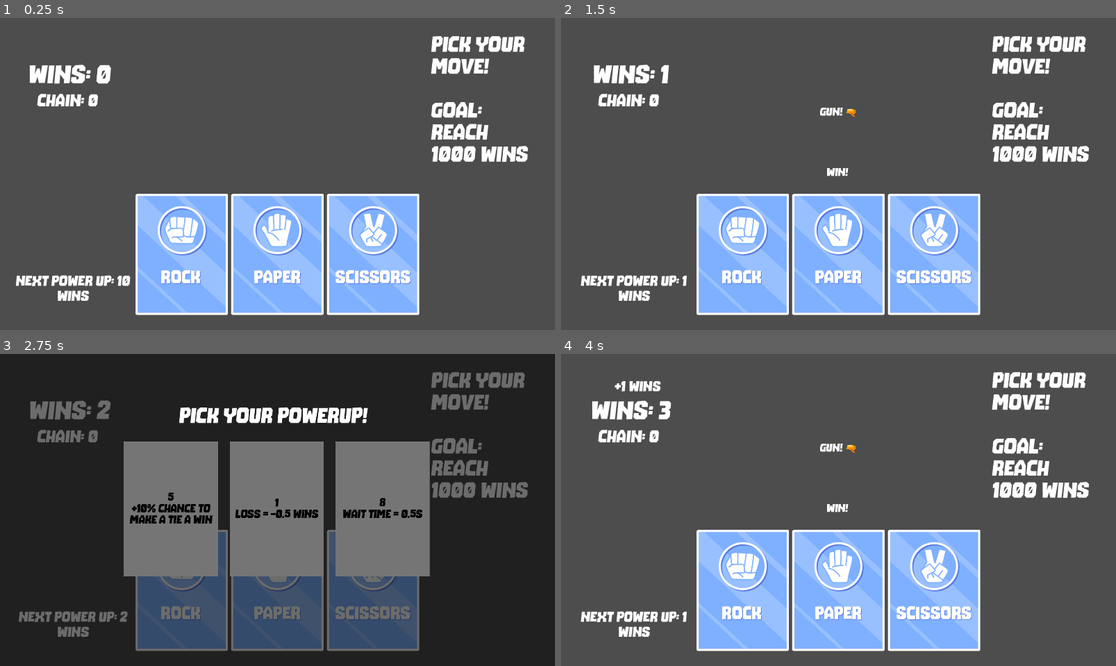
Above: before the commit, frames 1-4 (two rows, left to right).
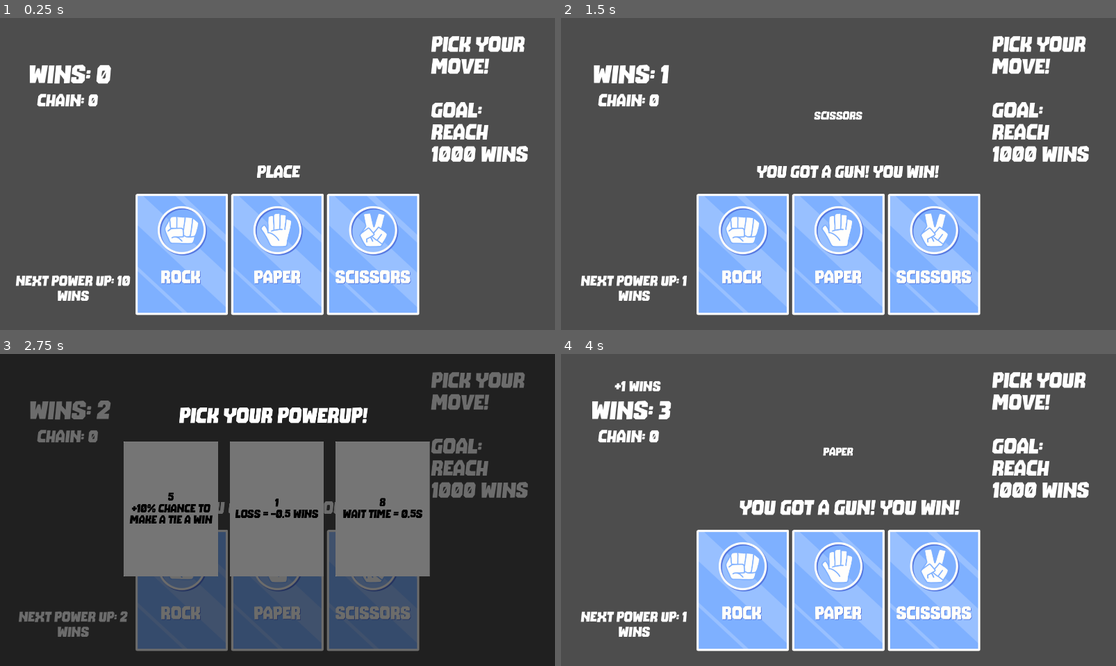
Above: after the commit, the same moments.

Repository: cinpear/rock-paper-scissors-shoot
Game: Godot game, scene res://control.tscn
The game is run twice, just before and just after one commit, with the same random seed, the same clock (stepped at 60 frames per second) and the same inputs.
Inputs (mouse positions are in pixels of both pictures, inside the frame that each line leads up to):
- Up to frame 1 (0.25 s): no input
- Up to frame 2 (1.5 s): click (744, 255) at 0.5 s; tap Enter at 1.25 s
- Up to frame 3 (2.75 s): click (277, 591) at 2 s
- Up to frame 4 (4 s): click "5 +10% chance to make a tie a…" at 2.75 s; click (932, 591) at 3.5 s

The runs differ from the first frame. In frame 1, 0.2% of the frame differs, in the area x 46-55%, y 47-52%; in frame 2, 1.1%; in frame 3, 0.1%; in frame 4, 1.5%, in the area x 32-72%, y 28-52%.

Commit message:
added the result animation

Diff:
--- a/control.gd
+++ b/control.gd
@@ -10,7 +10,7 @@
 # Called when the node enters the scene tree for the first time.
 func _ready() -> void:
 	$game/updateLabel/AnimationPlayer.stop(true)
-	$game/AnimationPlayer.stop(true)
+	# $game/Label5/AnimationPlayer.stop(true)
 	# play_animation(0)
 	pass # Replace with function body.
 
@@ -62,7 +62,17 @@
 	if global.chainBonus:
 		$game/chainLabel.text = "Chain: " + str(chainWin)
 
+func showResultAnim():
+	$game/Label5/AnimationPlayer.play("RESET")
+	$game/Label5/AnimationPlayer.play("showResult")
+
 func play_animation(frame):
+	if frame == 0:
+		$game/Label4.text = "Rock"
+	elif frame == 1:
+		$game/Label4.text = "Paper"
+	else:
+		$game/Label4.text = "Scissors"
 	$game/cardBack/chosenCard.frame = frame
 	$game/AnimationPlayer.play("cardFlip")
 
@@ -73,9 +83,10 @@
 	var gun = rng.randi_range(1, 100)
 	var roundWin = 0
 	if (gun <= global.gunChance):
-		$game/Label4.text = "Gun! 🔫"
+		# $game/Label4.text = "Gun! 🔫"
 		play_animation(2)
-		$game/Label5.text = "Win!"
+		$game/Label5.text = "You got a gun! You win!"
+		showResultAnim()
 		roundWin = global.winAmount * global.winMult + chainWin
 		update_win_labels(roundWin)
 		wins += roundWin
@@ -89,6 +100,7 @@
 				# $game/Label4.text = "Scissors"
 				play_animation(2)
 				$game/Label5.text = "Tie -> Win!"
+				showResultAnim()
 				roundWin = global.winAmount * global.winMult + chainWin
 				update_win_labels(roundWin)
 				wins += roundWin
@@ -98,6 +110,7 @@
 				# $game/Label4.text = "Rock"
 				play_animation(0)
 				$game/Label5.text = "Tie"
+				showResultAnim()
 				roundWin = global.tieAmount * global.winMult
 				update_win_labels(roundWin)
 				wins += roundWin
@@ -107,6 +120,7 @@
 			# $game/Label4.text = "Rock"
 			play_animation(0)
 			$game/Label5.text = "Tie"
+			showResultAnim()
 			roundWin = global.tieAmount * global.winMult
 			update_win_labels(roundWin)
 			wins += roundWin
@@ -120,6 +134,7 @@
 				# $game/Label4.text = "Paper"
 				play_animation(1)
 				$game/Label5.text = "Loss -> Tie"
+				showResultAnim()
 				roundWin = global.tieAmount * global.winMult
 				update_win_labels(roundWin)
 				wins += roundWin
@@ -128,6 +143,7 @@
 				# $game/Label4.text = "Paper"
 				play_animation(1)
 				$game/Label5.text = "Loss"
+				showResultAnim()
 				roundWin = global.lossAmount * global.lossMult
 				update_win_labels(roundWin)
 				wins += roundWin
@@ -136,6 +152,7 @@
 			# $game/Label4.text = "Paper"
 			play_animation(1)
 			$game/Label5.text = "Loss"
+			showResultAnim()
 			roundWin = global.lossAmount * global.lossMult
 			update_win_labels(roundWin)
 			wins += roundWin
@@ -146,6 +163,7 @@
 		# $game/Label4.text = "Scissors"
 		play_animation(2)
 		$game/Label5.text = "Win!"
+		showResultAnim()
 		roundWin = global.winAmount * global.winMult + chainWin
 		update_win_labels(roundWin)
 		wins += roundWin
@@ -160,9 +178,10 @@
 	var gun = rng.randi_range(1, 100)
 	var roundWin = 0
 	if (gun <= global.gunChance):
-		$game/Label4.text = "Gun! 🔫"
+		# $game/Label4.text = "Gun! 🔫"
 		play_animation(0)
-		$game/Label5.text = "Win!"
+		$game/Label5.text = "You got a gun! You win!"
+		showResultAnim()
 		roundWin = global.winAmount * global.winMult + chainWin
 		update_win_labels(roundWin)
 		wins += roundWin
@@ -172,6 +191,7 @@
 		# $game/Label4.text = "Rock"
 		play_animation(0)
 		$game/Label5.text = "Win!"
+		showResultAnim()
 		roundWin = global.winAmount * global.winMult + chainWin
 		update_win_labels(roundWin)
 		wins += roundWin
@@ -184,6 +204,7 @@
 				# $game/Label4.text = "Paper"
 				play_animation(1)
 				$game/Label5.text = "Tie -> Win!"
+				showResultAnim()
 				roundWin = global.winAmount * global.winMult + chainWin
 				update_win_labels(roundWin)
 				wins += roundWin
@@ -193,6 +214,7 @@
 				# $game/Label4.text = "Paper"
 				play_animation(1)
 				$game/Label5.text = "Tie"
+				showResultAnim()
 				roundWin = global.tieAmount * global.winMult
 				update_win_labels(roundWin)
 				wins += roundWin
@@ -201,6 +223,7 @@
 			# $game/Label4.text = "Paper"
 			play_animation(1)
 			$game/Label5.text = "Tie"
+			showResultAnim()
 			roundWin = global.tieAmount * global.winMult
 			update_win_labels(roundWin)
 			wins += roundWin
@@ -212,6 +235,7 @@
 				# $game/Label4.text = "Scissors"
 				play_animation(2)
 				$game/Label5.text = "Loss -> Tie"
+				showResultAnim()
 				roundWin = global.tieAmount * global.winMult
 				update_win_labels(roundWin)
 				wins += roundWin
@@ -220,6 +244,7 @@
 				# $game/Label4.text = "Scissors"
 				play_animation(2)
 				$game/Label5.text = "Loss"
+				showResultAnim()
 				roundWin = global.lossAmount * global.lossMult
 				update_win_labels(roundWin)
 				wins += roundWin
@@ -228,6 +253,7 @@
 			# $game/Label4.text = "Scissors"
 			play_animation(2)
 			$game/Label5.text = "Loss"
+			showResultAnim()
 			roundWin = global.lossAmount * global.lossMult
 			update_win_labels(roundWin)
 			wins += roundWin
@@ -241,9 +267,10 @@
 	var gun = rng.randi_range(1, 100)
 	var roundWin = 0
 	if (gun <= global.gunChance):
-		$game/Label4.text = "Gun! 🔫"
+		# $game/Label4.text = "Gun! 🔫"
 		play_animation(1)
-		$game/Label5.text = "Win!"
+		$game/Label5.text = "You got a gun! You win!"
+		showResultAnim()
 		roundWin = global.winAmount * global.winMult + chainWin
 		update_win_labels(roundWin)
 		wins += roundWin
@@ -256,6 +283,7 @@
 				# $game/Label4.text = "Rock"
 				play_animation(0)
 				$game/Label5.text = "Loss -> Tie"
+				showResultAnim()
 				roundWin = global.tieAmount * global.winMult
 				update_win_labels(roundWin)
 				wins += roundWin
@@ -264,6 +292,7 @@
 			# $game/Label4.text = "Rock"
 			play_animation(0)
 			$game/Label5.text = "Loss"
+			showResultAnim()
 			roundWin = global.lossAmount * global.lossMult
 			update_win_labels(roundWin)
 			wins += roundWin
@@ -272,6 +301,7 @@
 		# $game/Label4.text = "Paper"
 		play_animation(1)
 		$game/Label5.text = "Win!"
+		showResultAnim()
 		roundWin = global.winAmount * global.winMult + chainWin
 		update_win_labels(roundWin)
 		wins += roundWin
@@ -284,6 +314,7 @@
 				# $game/Label4.text = "Paper"
 				play_animation(1)
 				$game/Label5.text = "Tie -> Win!"
+				showResultAnim()
 				roundWin = global.winAmount * global.winMult + chainWin
 				update_win_labels(roundWin)
 				wins += roundWin
@@ -293,6 +324,7 @@
 				# $game/Label4.text = "Scissors"
 				play_animation(2)
 				$game/Label5.text = "Tie"
+				showResultAnim()
 				roundWin = global.tieAmount * global.winMult
 				update_win_labels(roundWin)
 				wins += roundWin
@@ -302,6 +334,7 @@
 			# $game/Label4.text = "Scissors"
 			play_animation(2)
 			$game/Label5.text = "Tie"
+			showResultAnim()
 			roundWin = global.tieAmount * global.winMult
 			update_win_labels(roundWin)
 			wins += roundWin
--- a/control.tscn
+++ b/control.tscn
@@ -10,6 +10,30 @@
 [ext_resource type="Texture2D" uid="uid://po35tjqrwgel" path="res://playerRock.png" id="7_yc8r7"]
 [ext_resource type="Texture2D" uid="uid://bqpxdtum55epw" path="res://playerPaper.png" id="8_dq0wh"]
 [ext_resource type="Texture2D" uid="uid://dw6cosvbvvt7i" path="res://playerScissors.png" id="9_txr40"]
+
+[sub_resource type="Animation" id="Animation_j52gl"]
+resource_name = "showResult"
+tracks/0/type = "value"
+tracks/0/imported = false
+tracks/0/enabled = true
+tracks/0/path = NodePath(".:scale")
+tracks/0/interp = 1
+tracks/0/loop_wrap = true
+tracks/0/keys = {
+"times": PackedFloat32Array(0, 0.266667, 0.433333, 0.7),
+"transitions": PackedFloat32Array(1, 3.4822, 1, 0.535887),
+"update": 0,
+"values": [Vector2(1, 1), Vector2(1.3, 1.3), Vector2(1.17, 1.17), Vector2(1, 1)]
+}
+
+[sub_resource type="Animation" id="Animation_6isye"]
+length = 0.001
+
+[sub_resource type="AnimationLibrary" id="AnimationLibrary_fkoq3"]
+_data = {
+"RESET": SubResource("Animation_6isye"),
+"showResult": SubResource("Animation_j52gl")
+}
 
 [sub_resource type="SpriteFrames" id="SpriteFrames_07cno"]
 animations = [{
@@ -202,20 +226,29 @@
 
 [node name="game" type="Control" parent="."]
 layout_mode = 3
-anchors_preset = 0
-offset_right = 40.0
-offset_bottom = 40.0
+anchors_preset = 15
+anchor_right = 1.0
+anchor_bottom = 1.0
+grow_horizontal = 2
+grow_vertical = 2
 
 [node name="Label5" type="Label" parent="game"]
 layout_mode = 0
-offset_left = 670.0
+offset_left = 677.0
 offset_top = 435.0
-offset_right = 1244.0
+offset_right = 1251.0
 offset_bottom = 637.0
-theme_override_fonts/font = ExtResource("2_v714o")
-theme_override_font_sizes/font_size = 40
-horizontal_alignment = 1
-vertical_alignment = 1
+pivot_offset = Vector2(287, 101)
+theme_override_fonts/font = ExtResource("2_v714o")
+theme_override_font_sizes/font_size = 60
+text = "place"
+horizontal_alignment = 1
+vertical_alignment = 1
+
+[node name="AnimationPlayer" type="AnimationPlayer" parent="game/Label5"]
+libraries = {
+"": SubResource("AnimationLibrary_fkoq3")
+}
 
 [node name="cardBack" type="Sprite2D" parent="game"]
 visible = false
@@ -236,10 +269,10 @@
 
 [node name="Label4" type="Label" parent="game"]
 layout_mode = 0
-offset_left = 802.0
-offset_top = 120.0
-offset_right = 1118.0
-offset_bottom = 534.0
+offset_left = 801.0
+offset_top = 305.0
+offset_right = 1117.0
+offset_bottom = 377.0
 theme_override_fonts/font = ExtResource("2_v714o")
 theme_override_font_sizes/font_size = 40
 horizontal_alignment = 1
Not shown: 1 places in control.tscn that only renumber resources
Binary file added: placeholder.png
Not shown, added: placeholder.png.import
